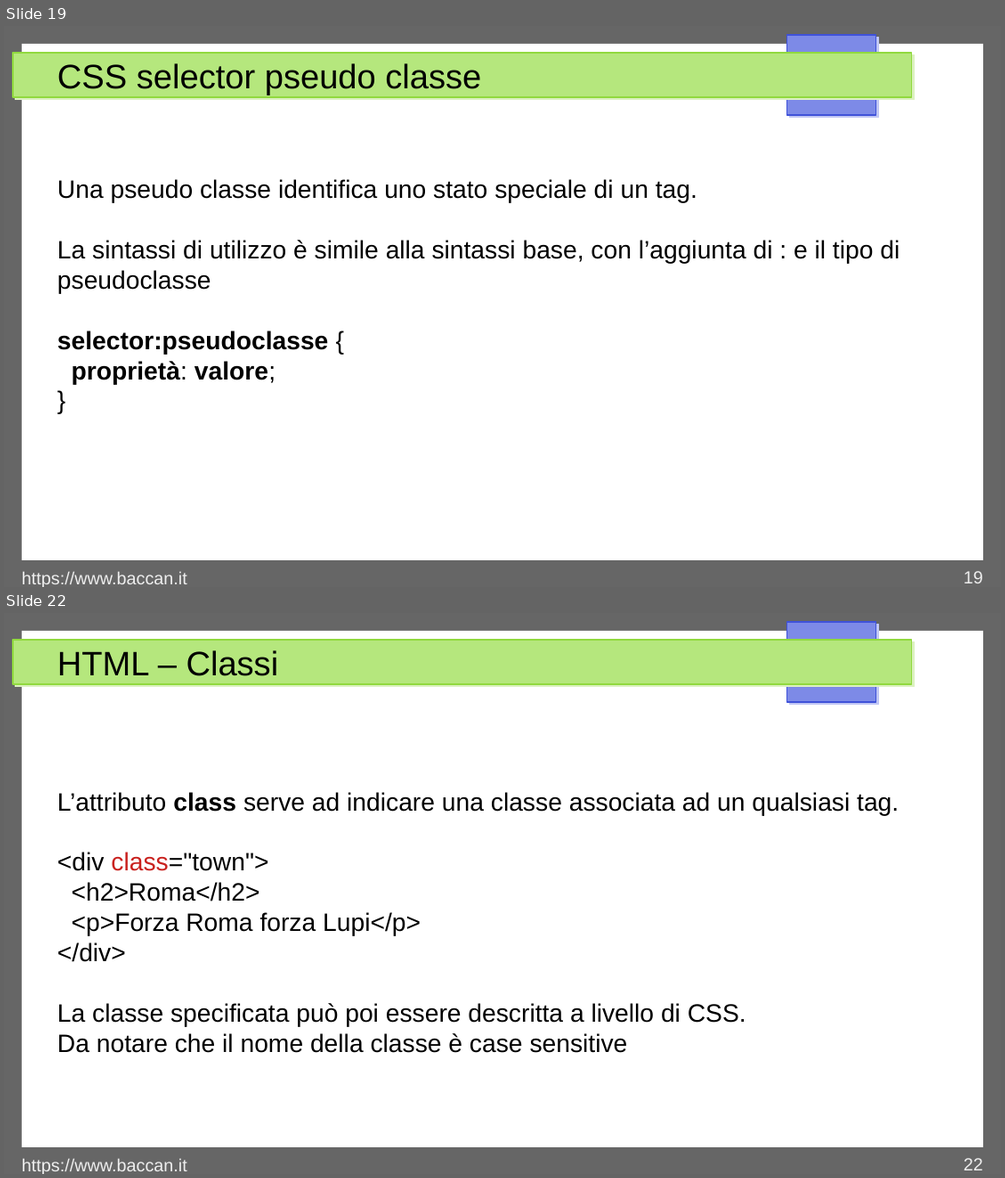
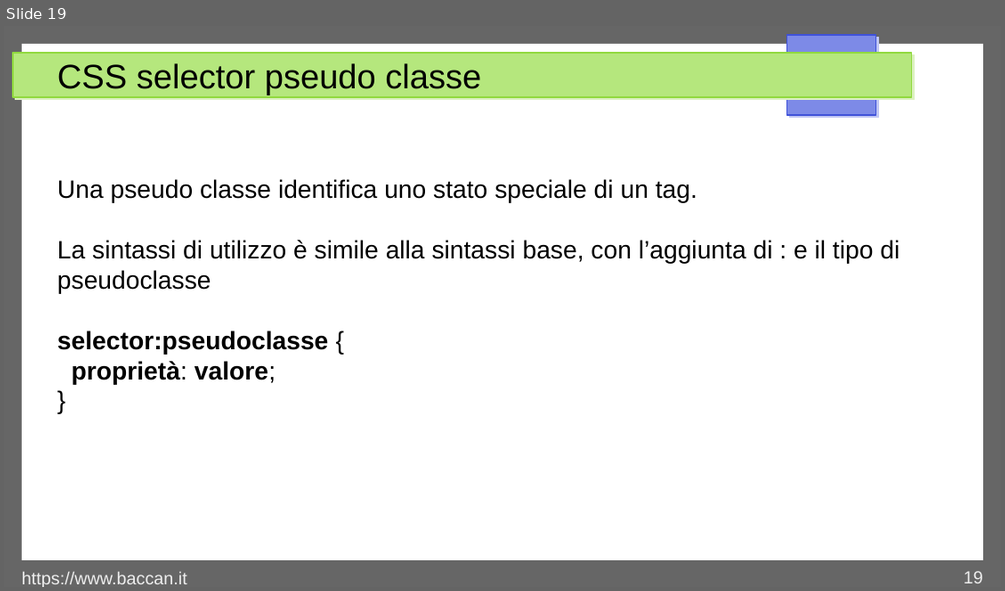
Before and after one commit to matteobaccan/CorsoCSS, a slide deck: Chapter_css.odp. Shown one above the other, each under a label of ours: slides 19 and 22 before the commit, slide 19 after it; the slides between them are not shown. The pictures are 1005x1178 and 1005x591 pixels, drawn with LibreOffice and Linux fonts; fonts in the diff are those of the drawing. Boxes give left, top, right and bottom in pixels: in the first picture for what was removed or moved away, otherwise in the second. Text is boxed around its words. In the diff, an @@ line names an element or a change of style, - is before the commit and + after.

```diff
--- a/Chapter_css.odp
+++ b/Chapter_css.odp
@@ slide 22 removed at <box>4,613,1001,1174</box>, background #FFFFFF; not listed: 4 template elements that a slide beside it also shows @@
@@ title removed at <box>57,650,279,676</box> @@
-HTML – Classi
@@ text removed at <box>57,792,898,1053</box> @@
-L’attributo class serve ad indicare una classe associata ad un qualsiasi tag.
-<div class="town">
-<h2>Roma</h2>
-<p>Forza Roma forza Lupi</p>
-</div>
-La classe specificata può poi essere descritta a livello di CSS.
-Da notare che il nome della classe è case sensitive
@@ text removed at <box>22,1158,187,1174</box> @@
-https://www.baccan.it
@@ page number removed at <box>963,1158,983,1170</box> @@
-22
```
Also in this commit, not shown: 2 slides changed, 6 slides added, 6 other files.
